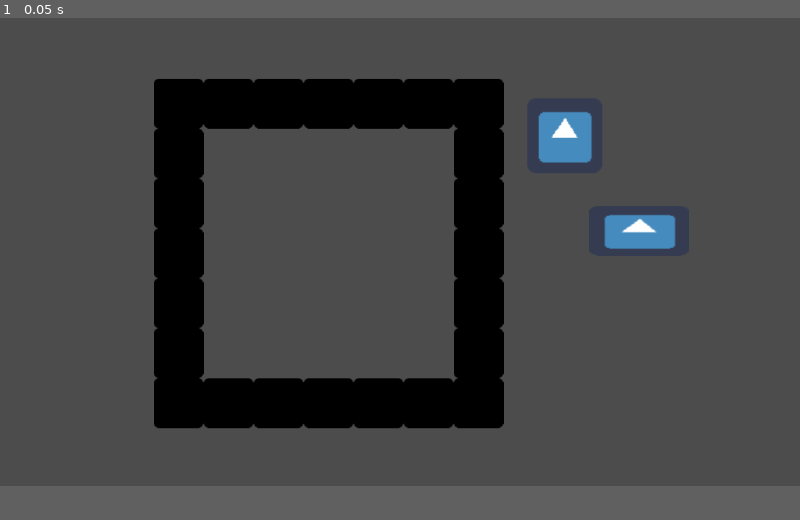
Above: before the commit, frame 1.
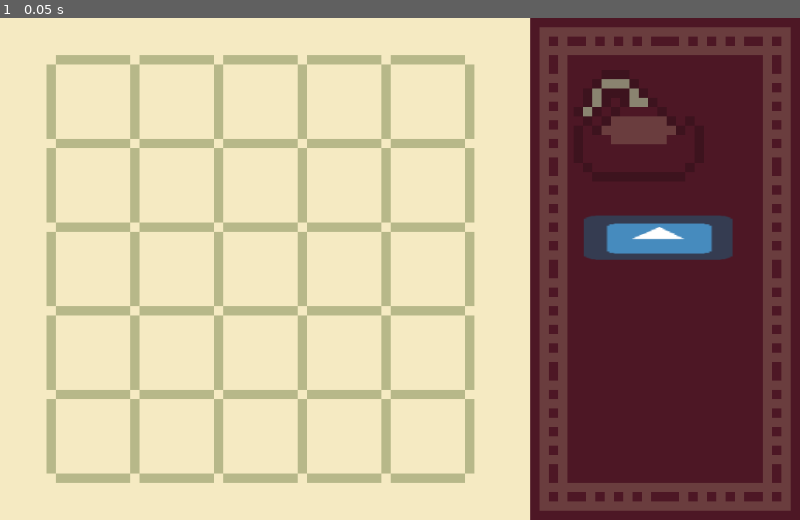
Above: after the commit, the same moment.

Repository: Mateus-Carmo31/godot-wild-jam-29
Game: Godot game, scene res://debug.tscn
The game is run twice, just before and just after one commit, with the same random seed, the same clock (stepped at 60 frames per second) and the same inputs. The engine's default icon, where the game draws it, is replaced by a stand-in: a white triangle on a blue panel in a dark square.
Inputs:
- Up to frame 1 (0.05 s): no input
The window is 800x468 before the commit and 800x502 after it. Grey fills any space a smaller window leaves; there, only what the larger window draws over its background counts as a difference.

The runs differ from the first frame. In frame 1, 95% of the frame differs, in the area x 0-100%, y 0-100%.

Commit message:
Mudei o mockup

Diff:
--- a/game/Piece.gd
+++ b/game/Piece.gd
@@ -2,7 +2,9 @@
 class_name Piece
 
 export(Array, Vector2) var relative_spaces
+export(bool) var moveable = true
 export(bool) var is_rotatable = true
+export(bool) var starts_placed = false
 
 onready var original_position : Vector2 = position
 var is_placed = false
--- a/game/Table.gd
+++ b/game/Table.gd
@@ -5,7 +5,7 @@
 var current_piece : Piece
 
 func _ready():
-	for child in get_child(0).get_children():
+	for child in get_children():
 		if child is Piece:
 			child.connect("selected", self, "select_piece", [child])
 #			child.connect("deselected", self, "deselect_piece")
@@ -29,7 +29,7 @@
 	current_piece.is_placed = false
 
 func update_piece_pos(pos):
-	current_piece.position += pos
+	current_piece.position += pos/scale # Adjust for scaling by 12
 
 # Attempts to place a piece at a position.
 # TODO: check if space is occupied as well
@@ -37,11 +37,11 @@
 
 	var piece_pos = world_to_map(current_piece.position.round())
 
-	if not is_in_board(piece_pos):
+	if not is_in_board(piece_pos) or get_cellv(piece_pos) == 1:
 		return false
 
 	for offset in get_piece_space():
-		if not is_in_board(piece_pos + offset):
+		if not is_in_board(piece_pos + offset) or get_cellv(piece_pos) == 1:
 			return false
 
 	return true
@@ -59,12 +59,13 @@
 
 		current_piece = null
 		update_table()
+		check_completion()
 
 func update_table():
 
 	var occupied_slots = []
 
-	for piece in get_child(0).get_children():
+	for piece in get_children():
 		if piece.is_placed:
 			var pos = world_to_map(piece.position.round())
 			occupied_slots.append(pos)
@@ -96,6 +97,15 @@
 func get_piece_space():
 	return current_piece.relative_spaces
 
+func check_completion():
+
+	var complete = true
+	for piece in get_children():
+		complete = false if not piece.is_placed else complete
+
+	if complete:
+		print("GAME ENDED!")
+
 func is_in_board(pos):
 	var is_inside_x = pos.x >= -TABLE_SIZE.x/2 && pos.x < TABLE_SIZE.x/2
 	var is_inside_y = pos.y >= -TABLE_SIZE.y/2 && pos.y < TABLE_SIZE.y/2
--- a/game/debug.tscn
+++ b/game/debug.tscn
@@ -1,30 +1,36 @@
-[gd_scene load_steps=7 format=2]
+[gd_scene load_steps=9 format=2]
 
 [ext_resource path="res://debug_tiles.tres" type="TileSet" id=1]
 [ext_resource path="res://Table.gd" type="Script" id=2]
 [ext_resource path="res://icon.png" type="Texture" id=3]
 [ext_resource path="res://Piece.gd" type="Script" id=4]
+[ext_resource path="res://table.png" type="Texture" id=5]
+[ext_resource path="res://mockup.png" type="Texture" id=6]
 
-[sub_resource type="RectangleShape2D" id=1]
-extents = Vector2( 50, 50 )
+[sub_resource type="RectangleShape2D" id=3]
+extents = Vector2( 7.1174, 5.9884 )
 
 [sub_resource type="RectangleShape2D" id=2]
 extents = Vector2( 64.5486, 32.7492 )
 
 [node name="Game" type="Node"]
 
+[node name="table" type="Sprite" parent="."]
+scale = Vector2( 12, 12 )
+texture = ExtResource( 5 )
+centered = false
+
 [node name="TileMap" type="TileMap" parent="."]
-position = Vector2( -30.3065, -30.3065 )
+position = Vector2( 60, 48 )
+scale = Vector2( 12, 12 )
 tile_set = ExtResource( 1 )
+cell_size = Vector2( 9, 9 )
 cell_quadrant_size = 1
 format = 1
-tile_data = PoolIntArray( -131075, 0, 0, -131074, 0, 0, -131073, 0, 0, -196608, 0, 0, -196607, 0, 0, -196606, 0, 0, -196605, 0, 0, -65539, 0, 0, -131069, 0, 0, -3, 0, 0, -65533, 0, 0, 65533, 0, 0, 3, 0, 0, 131069, 0, 0, 65539, 0, 0, 196605, 0, 0, 131075, 0, 0, 262141, 0, 0, 262142, 0, 0, 262143, 0, 0, 196608, 0, 0, 196609, 0, 0, 196610, 0, 0, 196611, 0, 0 )
 script = ExtResource( 2 )
 
-[node name="YSort" type="YSort" parent="TileMap"]
-
-[node name="Piece" type="Area2D" parent="TileMap/YSort"]
-position = Vector2( 286.133, -166.952 )
+[node name="Piece" type="Area2D" parent="TileMap"]
+position = Vector2( 60.3176, 4.89262 )
 monitoring = false
 monitorable = false
 script = ExtResource( 4 )
@@ -33,31 +39,34 @@
 }
 relative_spaces = [ Vector2( 1, 0 ), Vector2( 0, 1 ), Vector2( 1, 1 ) ]
 
-[node name="Sprite" type="Sprite" parent="TileMap/YSort/Piece"]
-scale = Vector2( 1.5, 1.5 )
-texture = ExtResource( 3 )
-centered = false
+[node name="Sprite" type="Sprite" parent="TileMap/Piece"]
+position = Vector2( 3.32437, 2.71568 )
+texture = ExtResource( 6 )
+region_enabled = true
+region_rect = Rect2( 17, 1, 14, 12 )
 
-[node name="CollisionShape2D" type="CollisionShape2D" parent="TileMap/YSort/Piece"]
-position = Vector2( 47.1716, 47.8787 )
-shape = SubResource( 1 )
+[node name="CollisionShape2D" type="CollisionShape2D" parent="TileMap/Piece"]
+visible = false
+position = Vector2( 3.18391, 2.71568 )
+shape = SubResource( 3 )
 
-[node name="Piece2" type="Area2D" parent="TileMap/YSort"]
-position = Vector2( 365.543, -29.0265 )
+[node name="Piece2" type="Area2D" parent="TileMap"]
+position = Vector2( 61.7646, 19.5196 )
+scale = Vector2( 0.125, 0.075 )
 monitoring = false
 monitorable = false
 script = ExtResource( 4 )
+__meta__ = {
+"_edit_group_": true
+}
 relative_spaces = [ Vector2( 1, 0 ) ]
 
-[node name="Sprite" type="Sprite" parent="TileMap/YSort/Piece2"]
+[node name="Sprite" type="Sprite" parent="TileMap/Piece2"]
+position = Vector2( -32.0917, -30.6759 )
 scale = Vector2( 2, 1 )
 texture = ExtResource( 3 )
 centered = false
 
-[node name="CollisionShape2D" type="CollisionShape2D" parent="TileMap/YSort/Piece2"]
-position = Vector2( 63.8571, 31.8606 )
+[node name="CollisionShape2D" type="CollisionShape2D" parent="TileMap/Piece2"]
+position = Vector2( 32.2373, 1.65662 )
 shape = SubResource( 2 )
-
-[node name="Camera2D" type="Camera2D" parent="."]
-position = Vector2( 93.1643, 0 )
-current = true
--- a/game/project.godot
+++ b/game/project.godot
@@ -26,8 +26,34 @@
 
 [display]
 
+window/size/width=1032
+window/size/height=648
+window/size/resizable=false
 window/stretch/mode="viewport"
 window/stretch/aspect="expand"
+
+[importer_defaults]
+
+texture={
+"compress/bptc_ldr": 0,
+"compress/hdr_mode": 0,
+"compress/lossy_quality": 0.7,
+"compress/mode": 0,
+"compress/normal_map": 0,
+"detect_3d": false,
+"flags/anisotropic": false,
+"flags/filter": false,
+"flags/mipmaps": false,
+"flags/repeat": 0,
+"flags/srgb": 2,
+"process/HDR_as_SRGB": false,
+"process/fix_alpha_border": true,
+"process/invert_color": false,
+"process/premult_alpha": false,
+"size_limit": 0,
+"stream": false,
+"svg/scale": 1.0
+}
 
 [rendering]
 
Binary file added: game/mockup.png
Not shown, added: game/mockup.png.import
Binary file added: game/table.png
Not shown, added: game/table.png.import
Not shown, changed: art_workspace/levels/level1.aseprite
Not shown, changed: art_workspace/levels/level2.aseprite
Not shown, added: art_workspace/main_palette.aseprite
Not shown, changed: art_workspace/mockup.aseprite
Not shown, added: art_workspace/mockup.png
Not shown, added: art_workspace/mockup2.aseprite
Not shown, added: art_workspace/table.aseprite
Not shown, added: art_workspace/table.png
